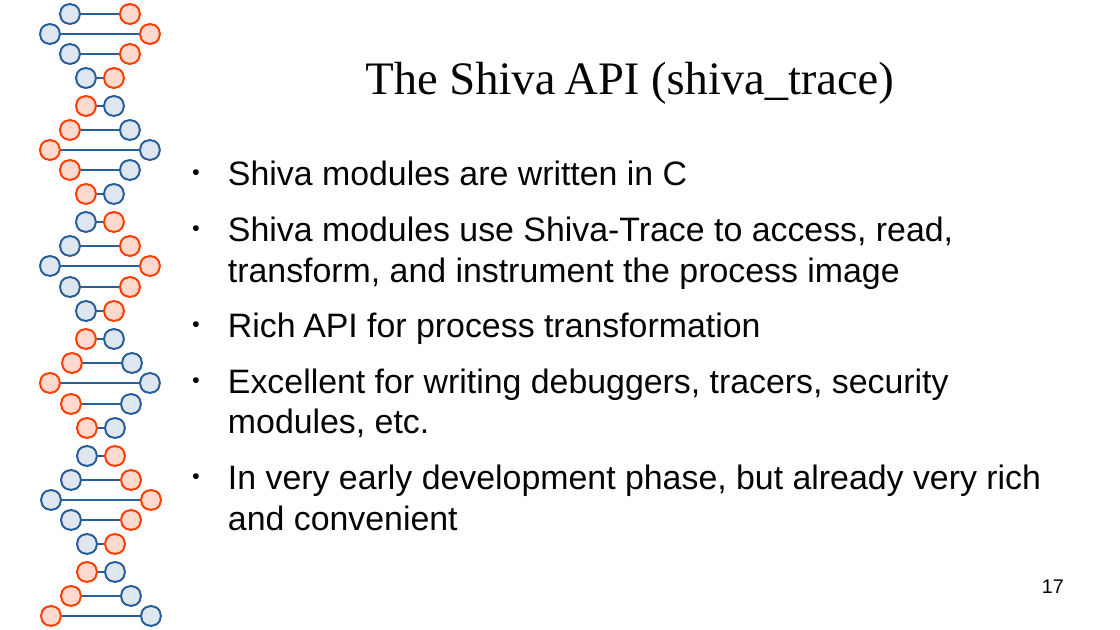
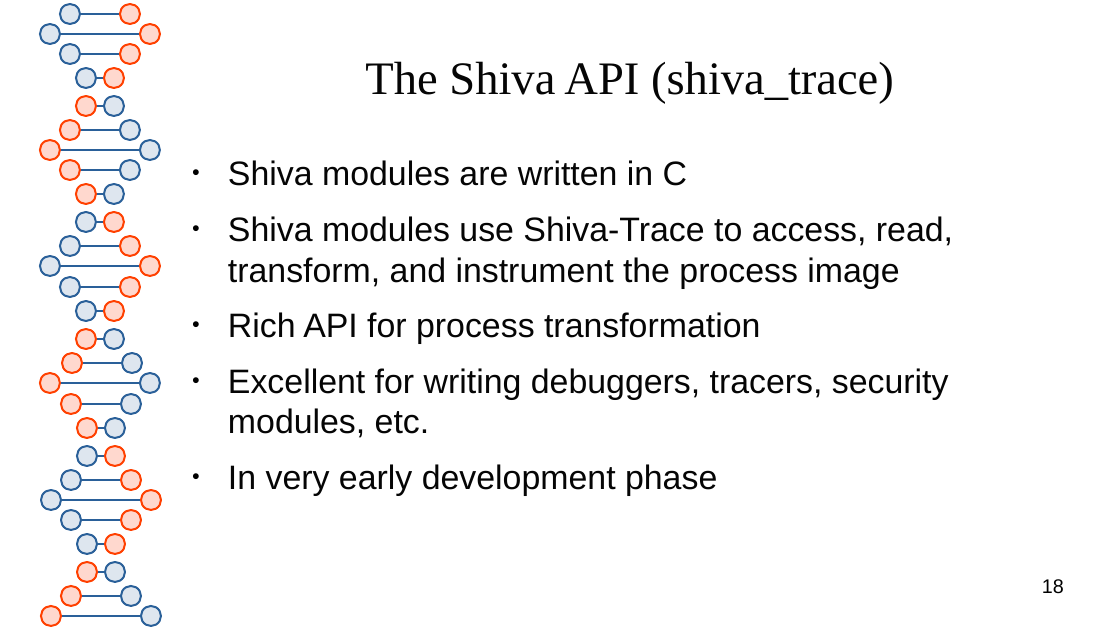
Before and after one commit to elfmaster/shiva, a slide deck: slide 18 of presentation/shiva_runtime.odp (slide 17 before the commit). Drawn at 1120x630 pixels with LibreOffice and Linux fonts; fonts in the diff are those of the drawing. Boxes give left, top, right and bottom in pixels: in the first picture for what was removed or moved away, otherwise in the second. Text is boxed around its words. In the diff, an @@ line names an element or a change of style, - is before the commit and + after.

Commit message:
updated slide deck

```diff
--- a/presentation/shiva_runtime.odp
+++ b/presentation/shiva_runtime.odp
@@ text at <box>228,464,717,496</box>: text changed @@
-● In very early development phase, but already very rich and convenient
+● In very early development phase
@@ page number at <box>1042,579,1064,594</box>: text changed @@
-17
+18
```
Also in this commit, not shown: 2 other slides changed, 1 slide added, 1 slide removed, 1 other file.
